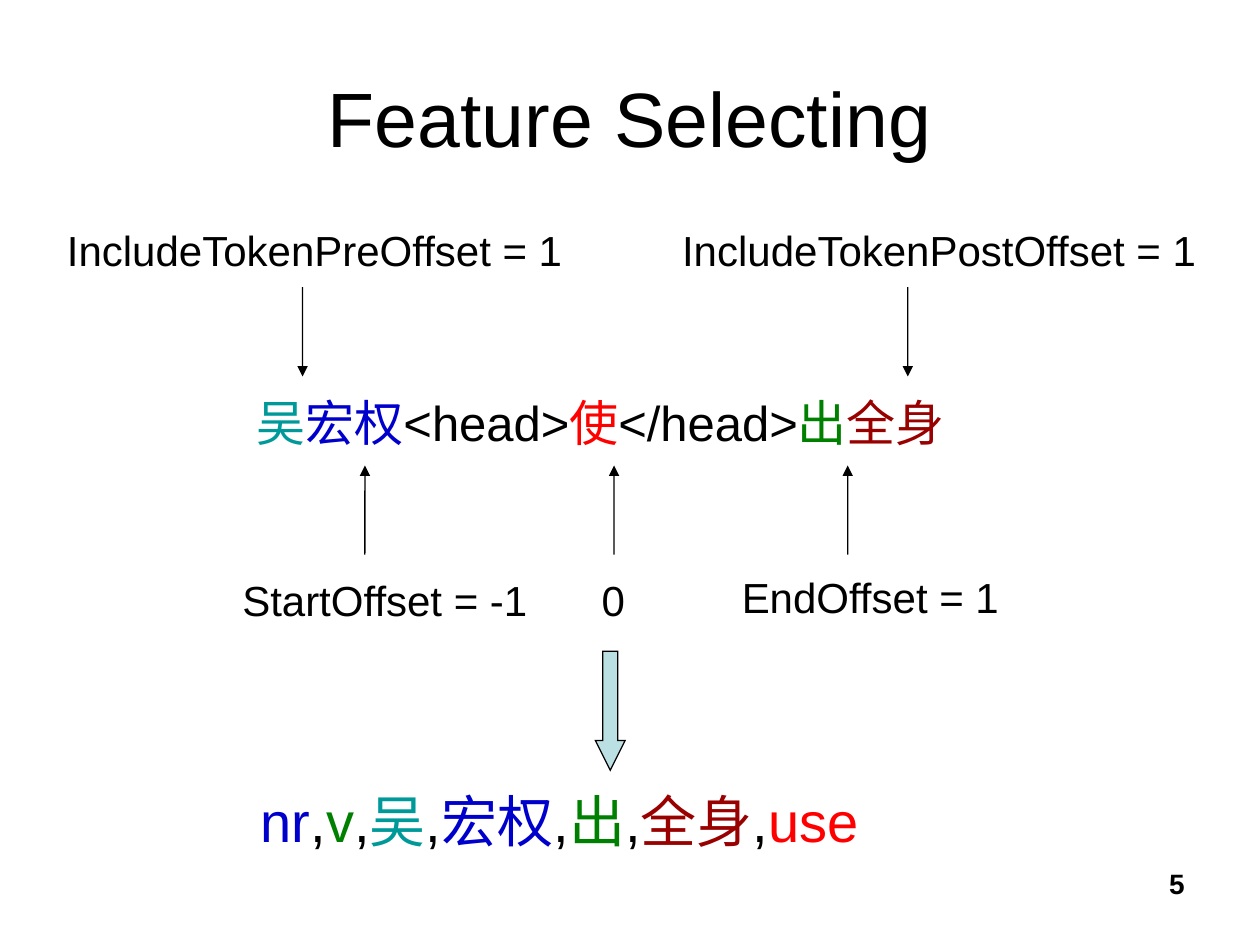
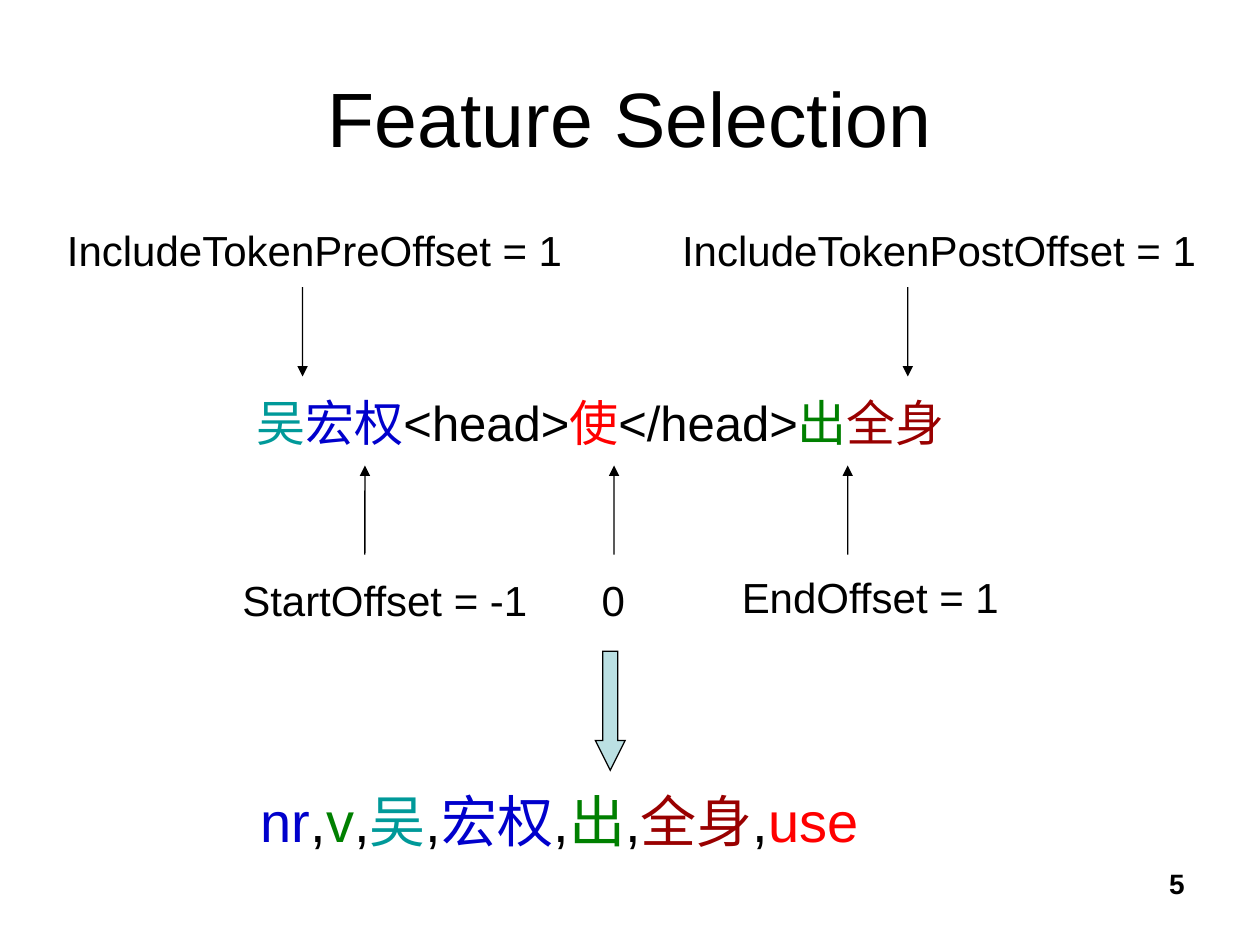
Before and after one commit to tallshort/nlpcourse, a slide deck: slide 5 of reports/NLP Project 1.ppt. Drawn at 1260x945 pixels with LibreOffice and Linux fonts; fonts in the diff are those of the drawing. Boxes give left, top, right and bottom in pixels: in the first picture for what was removed or moved away, otherwise in the second. Text is boxed around its words. In the diff, an @@ line names an element or a change of style, - is before the commit and + after.

```diff
--- a/reports/NLP Project 1.ppt
+++ b/reports/NLP Project 1.ppt
@@ title at box(328, 91, 931, 148): text changed @@
-Feature Selecting
+Feature Selection
```
Also in this commit, not shown: 10 other slides changed, 1 slide removed.
